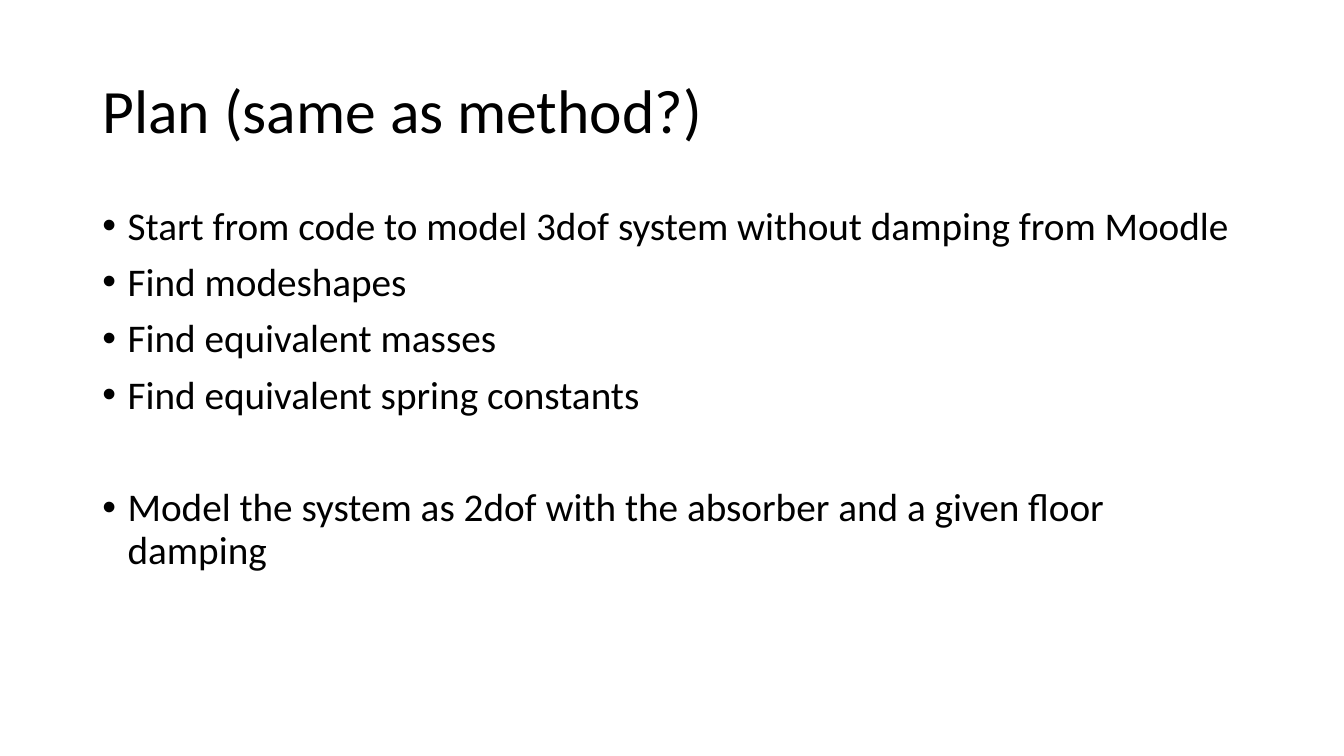
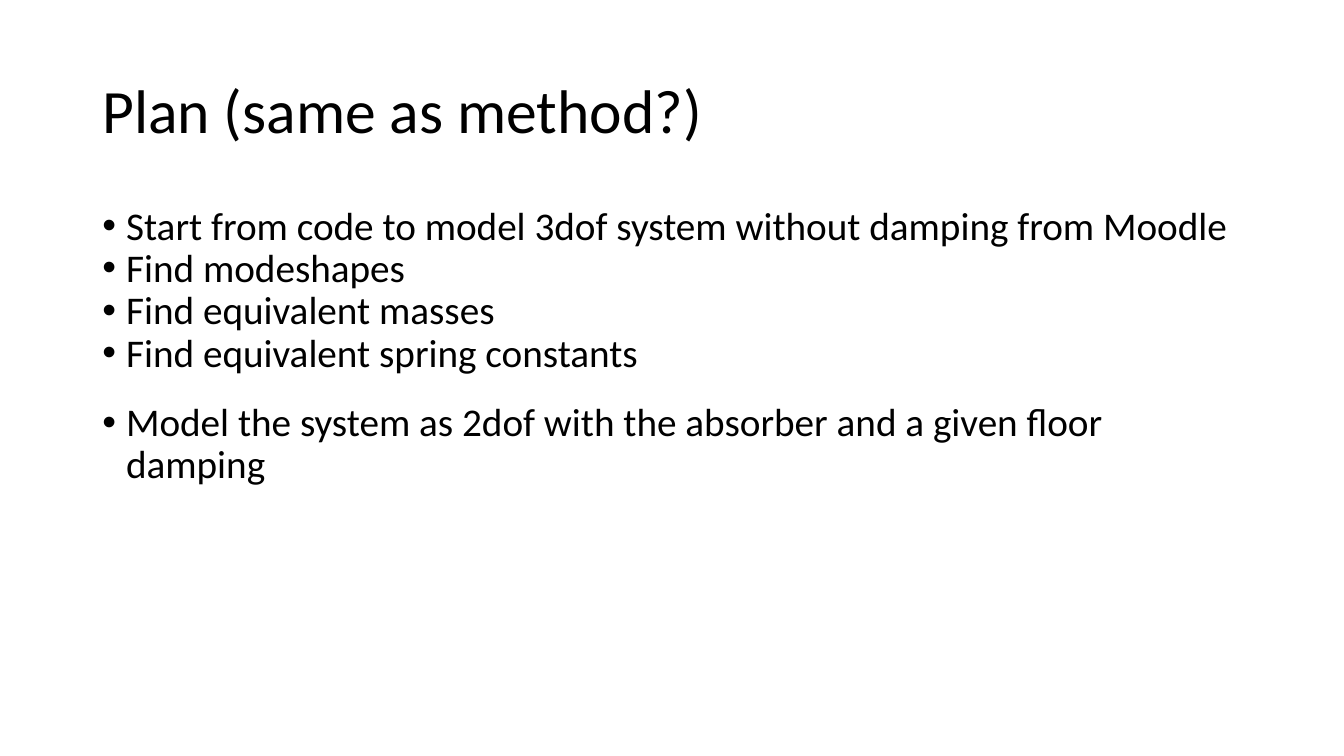
Before and after one commit to harrysarson/building-vibrations, a slide deck: slide 4 of Presentation.pptx. Drawn at 1344x756 pixels with LibreOffice and Linux fonts; fonts in the diff are those of the drawing. Boxes give left, top, right and bottom in pixels: in the first picture for what was removed or moved away, otherwise in the second. Text is boxed around its words. In the diff, an @@ line names an element or a change of style, - is before the commit and + after.

```diff
--- a/Presentation.pptx
+++ b/Presentation.pptx
@@ text "Start from code to model ..." at [126,212,1227,485]: indent changed; less space between paragraphs @@
```
Also in this commit, not shown: 13 other slides changed, 5 slides added, 8 other files.
